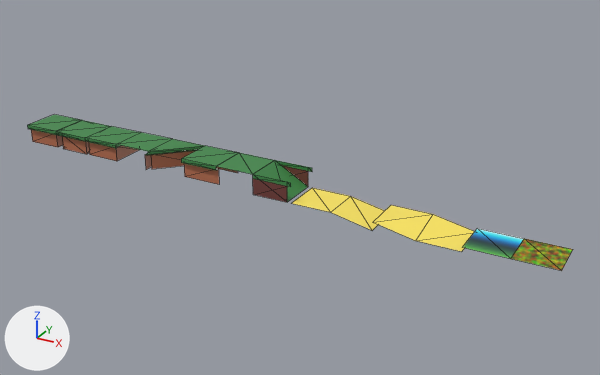
Before and after pictures for a commit that changed the COLLADA model Resources/Tiles.dae.
Rendered twice from a 50 mm camera at (18.7, -31.6, 14.7) aimed at (1.2, 0.3, -1.3). Lighting does not change. The marker at lower left points along +X, +Y and +Z. Mesh edges are drawn as thin lines. Vertices at the same position are counted once.

The first picture shows 'Hill_1_Edge', 'Hill_3_Edges', 'Hill_4_Edges', 'Hill_Corner', 'Hill_Diagonal', 'Hill_Flat', 'Hill_Opposite_Edges', 'Hill_Ramp', 'Sand', 'Sand_Diagonal', 'Sand_Diagonal_2', 'Sand_Edge', 'Water', 'Water2'.
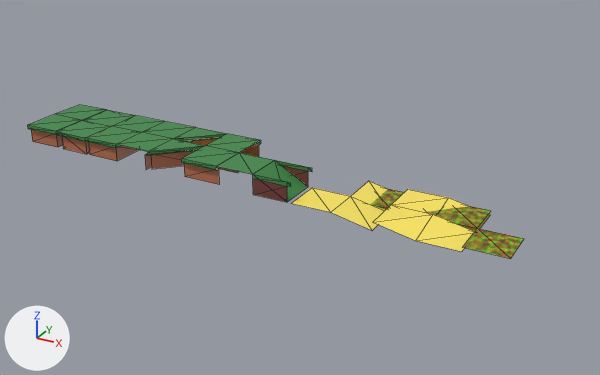
Where the newer file only moved an object's origin or applied its transform, the numbers keep the older frame.

Changed parts and their boxes (x1, y1, x2, y2) in the pictures (600 x 375 px):
'Water2', deleted
    before: (511, 239, 573, 271)
'Water', surface changed, recoloured
    both: (463, 228, 524, 259)
'Sand_Diagonal_2_Water', added
    after: (436, 198, 491, 231)
'Sand_Diagonal_Water', added (yellow)
    after: (391, 189, 448, 215)
'Sand_Edge_Water', added (yellow)
    after: (351, 181, 404, 210)
'Hill_Opposite_Edges_Sand', added (green)
    after: (206, 134, 261, 172)
'Hill_Diagonal_Sand', added (green)
    after: (173, 127, 227, 146)
'Hill_1_Edge_Sand', added (green)
    after: (142, 121, 195, 152)
'Hill_Corner_Sand', added (green)
    after: (113, 115, 164, 132)
'Hill_4_Edges_Sand', added (green)
    after: (84, 110, 135, 126)
'Hill_3_Edges_Sand', added (green)
    after: (55, 105, 106, 120)

Diff of the bpy script that builds the scene:
```diff
--- a/Resources/Tiles.dae.py
+++ b/Resources/Tiles.dae.py
@@ mat_material_rg @@
 mat_material_rg = principled_material('Material_RG')
-mat_material_rg.texture = img_texture_rg_png
+mat_material_rg.texture = img_texture_rg_png_001_png
@@ mat_material @@
 mat_material = principled_material('Material')
-mat_material.texture = img_endesga_32_1x_png
+mat_material.texture = img_endesga_32_1x_png_001_png
@@ me_water @@
 me_water.from_pydata(...)  # 4 vertices, 2 faces; spans x -1.0..1.0, y -1.0..1.0, z -0.2
-me_water.materials.append(mat_material)  # picture img_endesga_32_1x_png
+# me_water part 1: texture (UV) coordinates of 2 of 2 faces, centred in x -0.33..0.33, y -0.33..0.33, z -0.2, changed; they spanned u -2.5..4.5, v 0.39..0.61 and now span u 0.0..1.0, v 0.0..1.0
+me_water.materials.append(mat_material_rg)  # picture img_texture_rg_png_001_png
@@ ob_water2 @@
-ob_water2 = bpy.data.objects.new('Water2', me_plane)
@@ ob_hill_diagonal_sand @@
+ob_hill_diagonal_sand = bpy.data.objects.new('Hill_Diagonal_Sand', me_hill_diagonal_001)  # 13 vertices, 9 faces; spans x -1.0..1.0, y -1.0..1.0, z -1.0..0.0; in mat_material (picture img_endesga_32_1x_png_001_png)
+ob_hill_diagonal_sand.location = (-5.0, 1.0, 0.0)
@@ ob_hill_1_edge_sand @@
+ob_hill_1_edge_sand = bpy.data.objects.new('Hill_1_Edge_Sand', me_hill_1_edge_001)  # 14 vertices, 10 faces; spans x -1.0..1.0, y -1.0..1.0, z -1.0..0.0; in mat_material (picture img_endesga_32_1x_png_001_png)
+ob_hill_1_edge_sand.location = (-7.0, 1.0, 0.0)
@@ ob_hill_corner_sand @@
+ob_hill_corner_sand = bpy.data.objects.new('Hill_Corner_Sand', me_hill_corner_001)  # 17 vertices, 16 faces; spans x -1.0..1.0, y -1.0..1.0, z -1.0..0.0; in mat_material (picture img_endesga_32_1x_png_001_png)
+ob_hill_corner_sand.location = (-9.0, 1.0, 0.0)
@@ ob_hill_3_edges_sand @@
+ob_hill_3_edges_sand = bpy.data.objects.new('Hill_3_Edges_Sand', me_hill_3_edges_001)  # 20 vertices, 22 faces; spans x -1.0..1.0, y -1.0..1.0, z -1.0..0.0; in mat_material (picture img_endesga_32_1x_png_001_png)
+ob_hill_3_edges_sand.location = (-13.0, 1.0, 0.0)
@@ ob_hill_4_edges_sand @@
+ob_hill_4_edges_sand = bpy.data.objects.new('Hill_4_Edges_Sand', me_hill_4_edges_001)  # 20 vertices, 28 faces; spans x -1.0..1.0, y -1.0..1.0, z -1.0..0.0; in mat_material (picture img_endesga_32_1x_png_001_png)
+ob_hill_4_edges_sand.location = (-11.0, 1.0, 0.0)
@@ ob_hill_opposite_edges_sand @@
+ob_hill_opposite_edges_sand = bpy.data.objects.new('Hill_Opposite_Edges_Sand', me_hill_opposite_edges_001)  # 20 vertices, 16 faces; spans x -1.0..1.0, y -1.0..1.0, z -1.0..0.0; in mat_material (picture img_endesga_32_1x_png_001_png)
+ob_hill_opposite_edges_sand.location = (-3.0, 1.0, 0.0)
@@ ob_sand_diagonal_water @@
+ob_sand_diagonal_water = bpy.data.objects.new('Sand_Diagonal_Water', me_sand_diagonal_001)  # 8 vertices, 4 faces; spans x -1.0..1.0, y -1.0..1.0, z -1.4..-1.0; in mat_material (picture img_endesga_32_1x_png_001_png), mat_material_rg (picture img_texture_rg_png_001_png)
+ob_sand_diagonal_water.location = (7.0, 1.0, 0.0)
@@ ob_sand_edge_water @@
+ob_sand_edge_water = bpy.data.objects.new('Sand_Edge_Water', me_sand_edge_001)  # 8 vertices, 4 faces; spans x -1.0..1.0, y -1.0..1.0, z -1.4..-1.0; in mat_material (picture img_endesga_32_1x_png_001_png), mat_material_rg (picture img_texture_rg_png_001_png)
+ob_sand_edge_water.location = (5.0, 1.0, 0.0)
@@ ob_sand_diagonal_2_water @@
+ob_sand_diagonal_2_water = bpy.data.objects.new('Sand_Diagonal_2_Water', me_sand_diagonal_2_001)  # 8 vertices, 4 faces; spans x -1.0..1.0, y -1.0..1.0, z -1.4..-1.0; in mat_material (picture img_endesga_32_1x_png_001_png), mat_material_rg (picture img_texture_rg_png_001_png)
+ob_sand_diagonal_2_water.location = (9.0, 1.0, 0.0)
```
